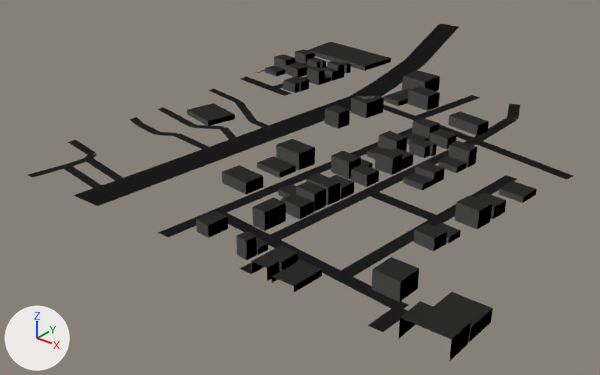
The glTF model public/world/generated/chunks/chunk_0_-1.glb as it was, and as the next commit left it.
Both versions are drawn from a 50 mm camera at (357.0, -207.0, 174.0) aimed at (86.0, 132.0, -37.0). Arrows for +X, +Y and +Z are at lower left; the lights stay in place. The picture after the commit comes second. Vertices at exactly the same position are counted once.

Objects in the first picture: 'buildings_0816_0808_0788', 'roads_0333_0333_0333', 'roads_0467_0467_0467', 'roads_04_04_04'.
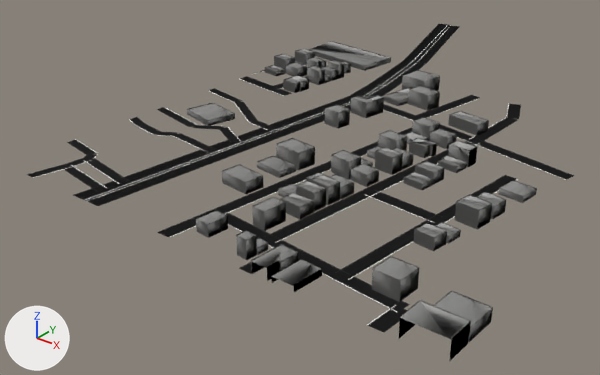
Pixel boxes (x1, y1, x2, y2) of what changed, in the pictures (600 x 375 px):
'buildings_0816_0808_0788', reshaped: before (187, 42, 537, 362); after (187, 41, 537, 362)
'roads_kerbs_markings', added: after (26, 24, 574, 332)
part 1 of me_buildings_0816_0808_0788, added: after (187, 41, 537, 340)

Edits to the bpy script that builds the scene:
```text
Add mat_roads_kerbs_markings:
    mat_roads_kerbs_markings = principled_material('roads_kerbs_markings')
    mat_roads_kerbs_markings.base_color = (0.78, 0.76, 0.72)  # white #e5e2dd
    mat_roads_kerbs_markings.roughness = 0.9
Change me_buildings_0816_0808_0788:
    used by ob_buildings_0816_0808_0788; location = (0.0, 0.0, 0.0)
    remove me_buildings_0816_0808_0788.from_pydata(...)  # 524 vertices, 642 faces; spans x 0.0..256.0, y 0.0..276.0, z 0.0..9.0
    add me_buildings_0816_0808_0788.from_pydata(...)  # 787 vertices, 1146 faces; spans x 0.0..256.0, y 0.0..276.0, z 0.0..9.0
    me_buildings_0816_0808_0788 part 1
    263 vertices are added at x 0.0..256.0, y 0.0..276.0, z 3.0..9.0
    504 new faces join them
Add me_roads_kerbs_markings:
    me_roads_kerbs_markings.from_pydata(...)  # 979 vertices, 501 faces; spans x 0.0..230.0, y 0.0..383.0, z 0.0
    me_roads_kerbs_markings.materials.append(mat_roads_kerbs_markings)  # white #e5e2dd
Add ob_roads_kerbs_markings:
    ob_roads_kerbs_markings = bpy.data.objects.new('roads_kerbs_markings', me_roads_kerbs_markings)
    ob_roads_kerbs_markings.location = (0.0, 0.0, 0.0)
```
